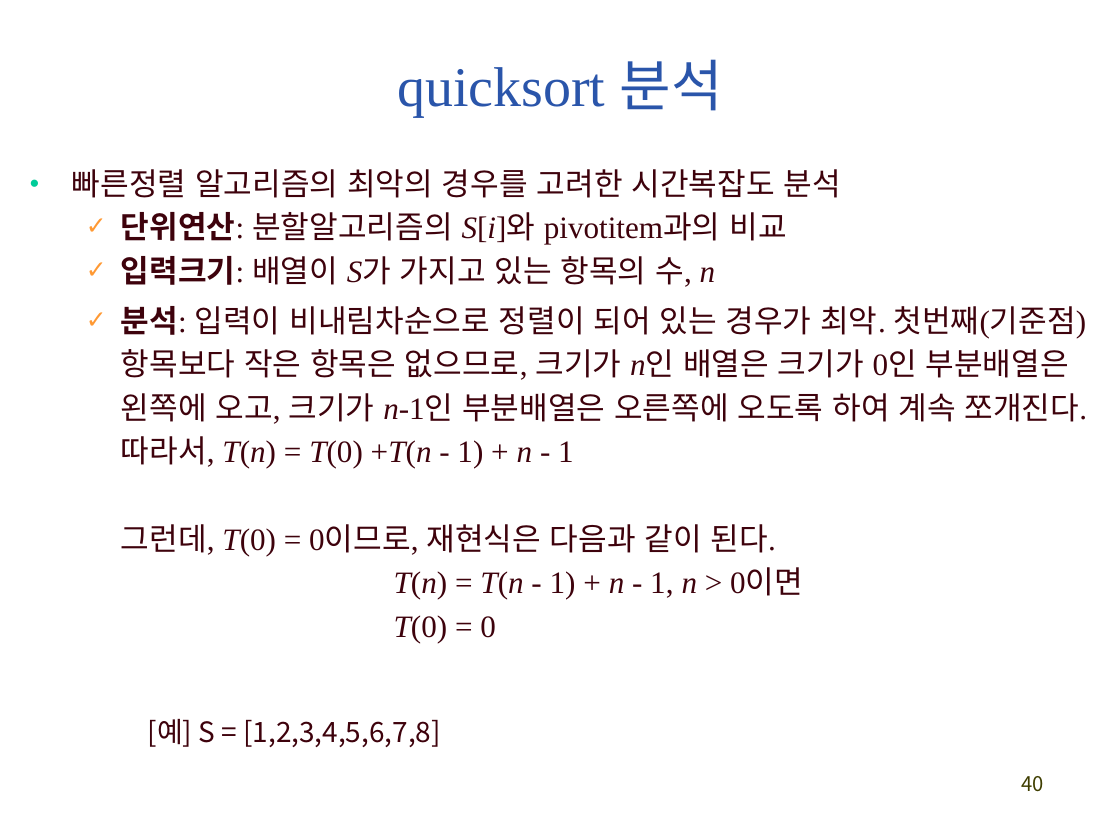
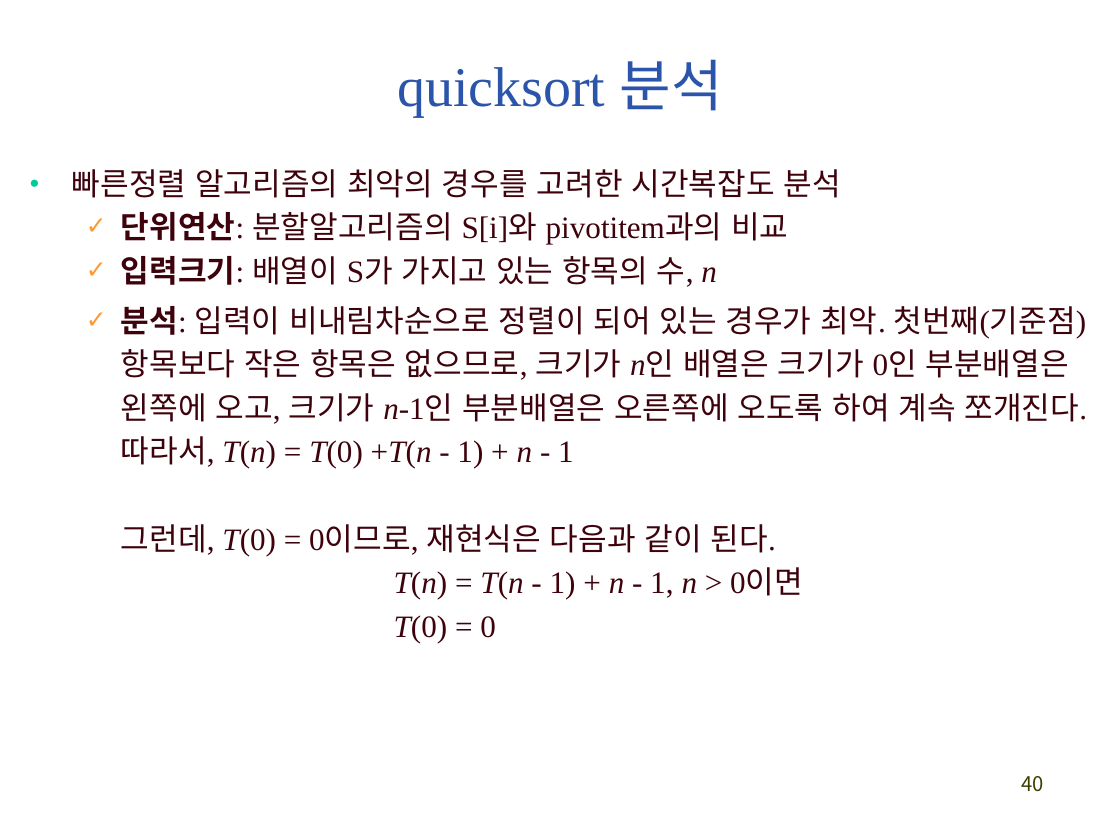
Before and after one commit to exopas95/Algorithms, a slide deck: slide 40 of Lecture Note/ch2_divide_conquer.pptx. Drawn at 1120x840 pixels with LibreOffice and Linux fonts; fonts in the diff are those of the drawing. Boxes give left, top, right and bottom in pixels: in the first picture for what was removed or moved away, otherwise in the second. Text is boxed around its words. In the diff, an @@ line names an element or a change of style, - is before the commit and + after.

```diff
--- a/Lecture Note/ch2_divide_conquer.pptx
+++ b/Lecture Note/ch2_divide_conquer.pptx
@@ text at [121,212,788,287]: italic off in "S[i]와", "S가" @@
@@ text removed at [148,719,440,747] @@
-[예] S = [1,2,3,4,5,6,7,8]
```
Also in this commit, not shown: 18 other slides changed.
